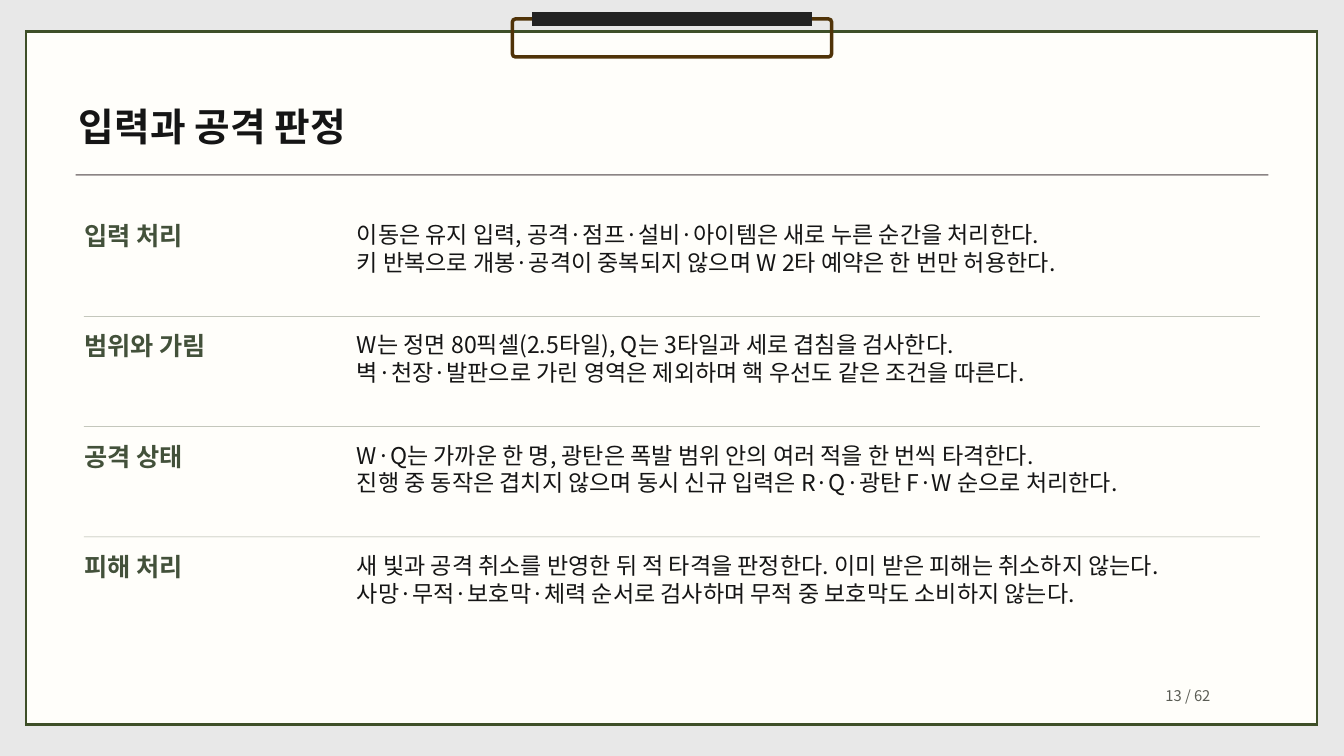
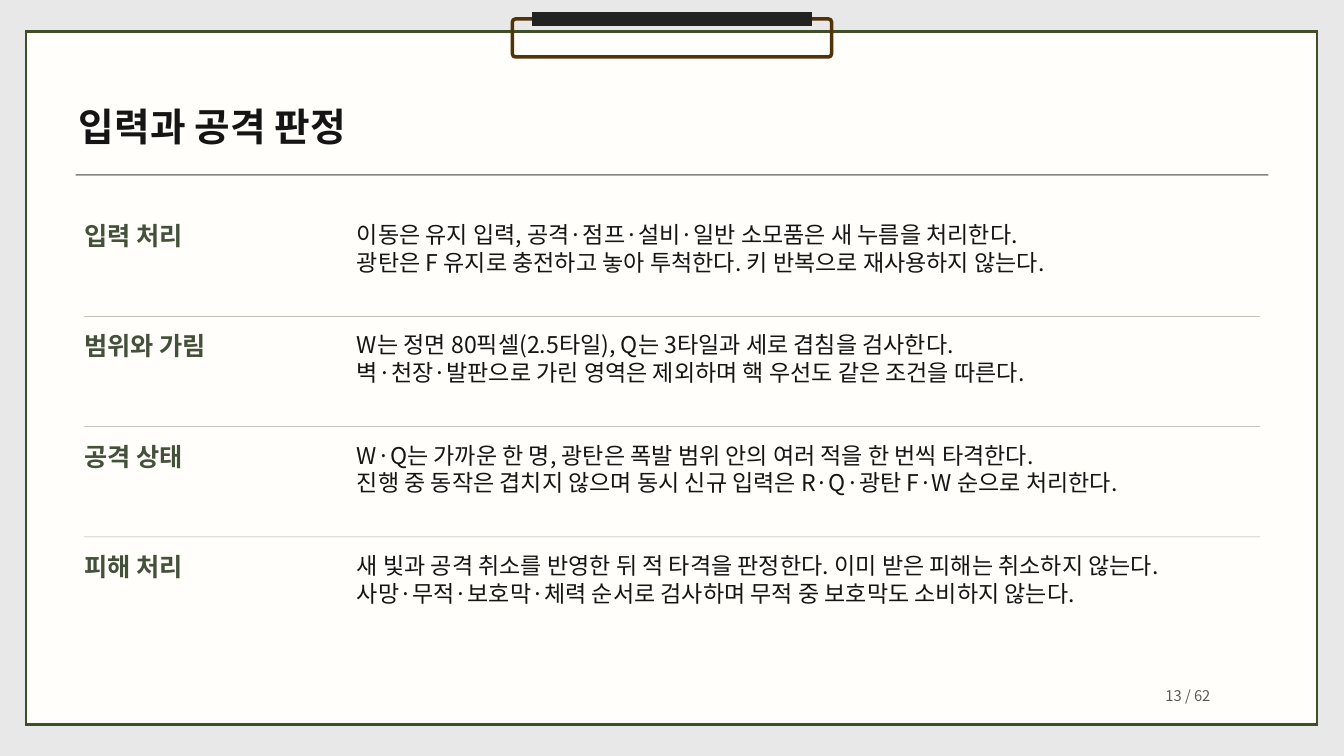
Before and after one commit to dbguswh/2Dgame_project, a slide deck: slide 13 of 2D게임프로그래밍 기획서.pptx. Drawn at 1344x756 pixels with LibreOffice and Linux fonts; fonts in the diff are those of the drawing. Boxes give left, top, right and bottom in pixels: in the first picture for what was removed or moved away, otherwise in the second. Text is boxed around its words. In the diff, an @@ line names an element or a change of style, - is before the commit and + after.

Commit message:
광탄 충전과 방향 조준 규칙을 기획서에 반영

```diff
--- a/2D게임프로그래밍 기획서.pptx
+++ b/2D게임프로그래밍 기획서.pptx
@@ text at (357,224,1044,273): text changed @@
-이동은 유지 입력, 공격·점프·설비·아이템은 새로 누른 순간을 처리한다.
-키 반복으로 개봉·공격이 중복되지 않으며 W 2타 예약은 한 번만 허용한다.
+이동은 유지 입력, 공격·점프·설비·일반 소모품은 새 누름을 처리한다.
+광탄은 F 유지로 충전하고 놓아 투척한다. 키 반복으로 재사용하지 않는다.
```
Also in this commit, not shown: 7 other slides changed, 1 other file.
